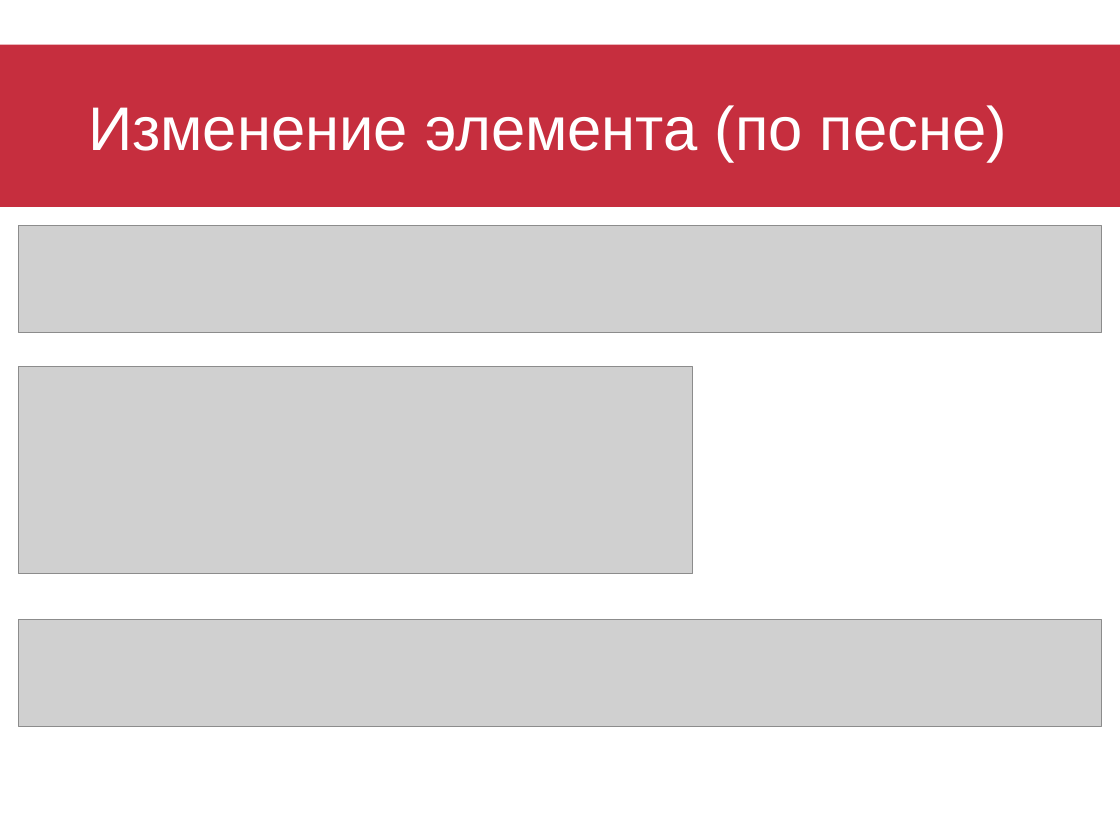
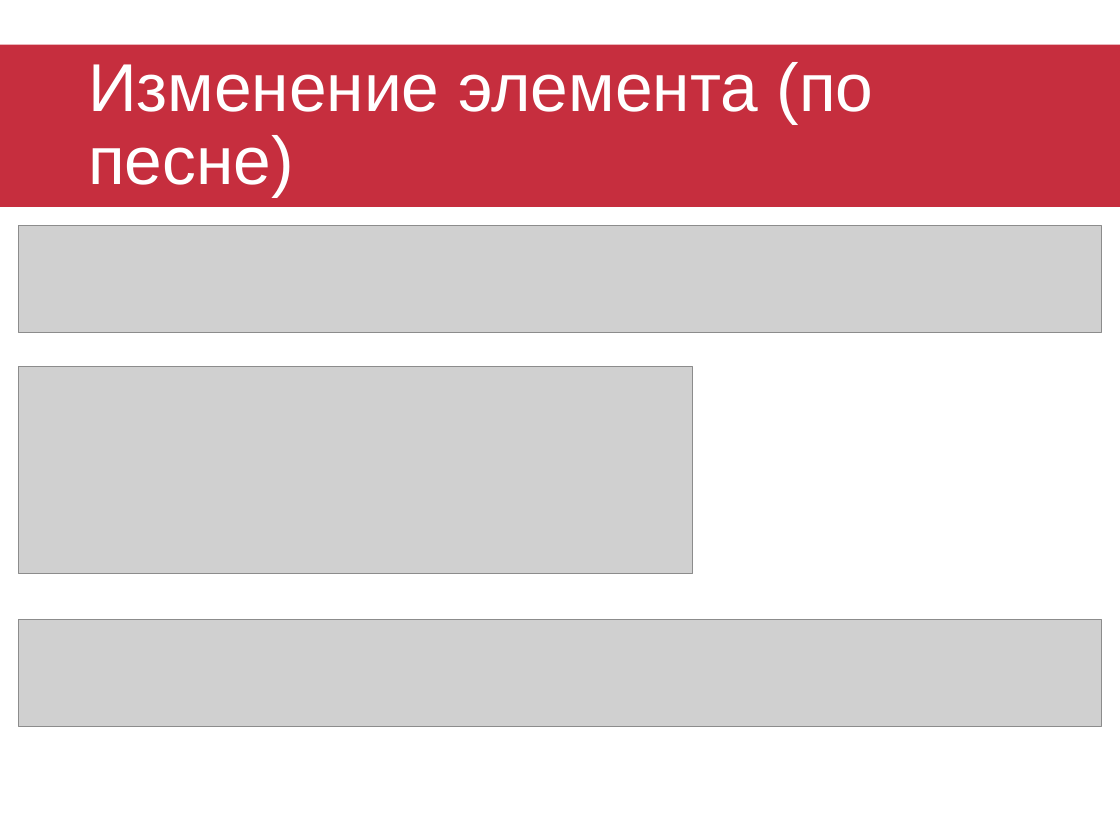
Before and after one commit to Ilyuska/IR_IAP, a slide deck: slide 9 of Презентация.pptx. Drawn at 1120x840 pixels with LibreOffice and Linux fonts; fonts in the diff are those of the drawing; grey boxes stand for pictures. Boxes give left, top, right and bottom in pixels: in the first picture for what was removed or moved away, otherwise in the second. Text is boxed around its words. In the diff, an @@ line names an element or a change of style, - is before the commit and + after.

```diff
--- a/Презентация.pptx
+++ b/Презентация.pptx
@@ title "Изменение элемента (по песне)" at <box>88,62,874,197</box>: size 39.6 to 43.5 pt; line spacing 1 to 0.9 @@
```
Also in this commit, not shown: 6 other slides changed.
